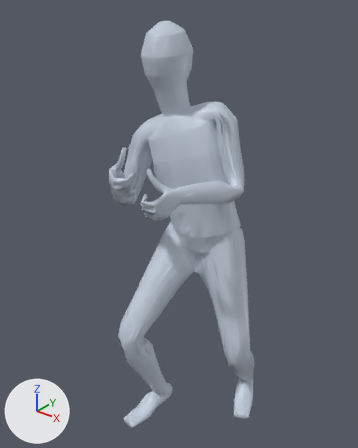
Two versions of the glTF model app/assets/anims/Base/dodge_right.glb, one commit apart.
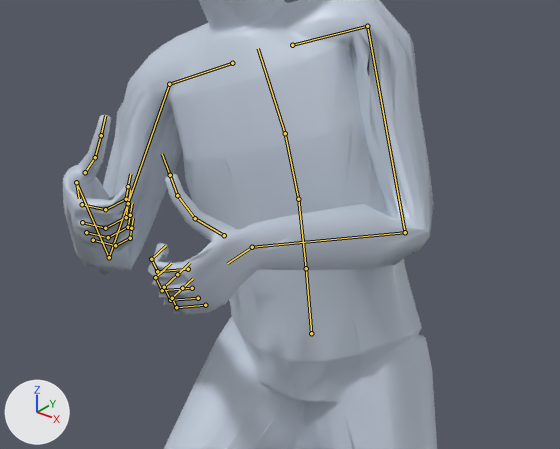
Each version appears first whole from a camera (50 mm lens) standing at (1.024, -1.43, 1.867) and looking at (-0.08, -0.05, 1.011), and next in a close-up on the part from 24% to 81% of the width and 23% to 60% of the height. Every picture has the same lights, and +X, +Y and +Z are marked at lower left. The first two pictures are the older version. Both versions are drawn at frame 8 of the action 'Animation'; the numbers are the values there. The bones that change, and the others that lie on the model, are drawn over the model as lines in the close-ups.

Objects in the first close-up: 'Body_human_male'.
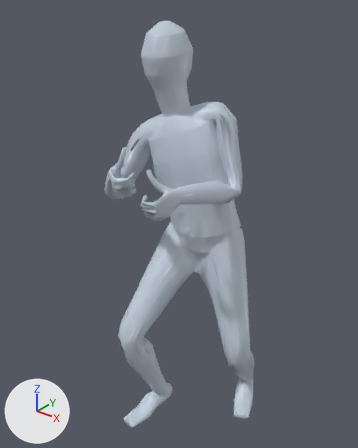
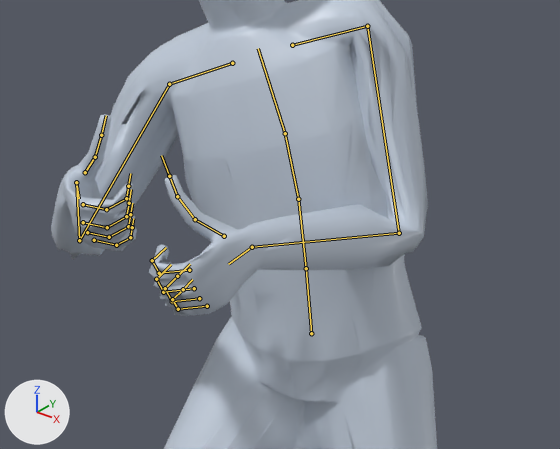
The edits, one by one:
Bone 'mixamorig:LeftArm' (bone_mixamorig_leftarm) turns from (-86, -16, -24) to (-89, -17, -22) degrees about its own x, y and z.
Bone 'mixamorig:RightArm' (bone_mixamorig_rightarm) turns from (-51, 12, 5) to (-40, 8, 8) degrees about its own x, y and z.
Bone 'mixamorig:RightHand' (bone_mixamorig_righthand) turns from (-36, 22, -63) to (-37, 34, -63) degrees about its own x, y and z.

Changed parts and their boxes (x1, y1, x2, y2) in the close-ups (560 x 449 px):
'Body_human_male', posed: before (63, 0, 437, 449); after (51, 0, 437, 449)
bone 'mixamorig:LeftArm', root to tip: before (367, 26) to (405, 232); after (367, 26) to (399, 233)
bone 'mixamorig:RightArm', root to tip: before (169, 84) to (109, 257); after (169, 84) to (79, 240)
